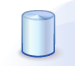
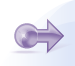
Layered file, before and after one edit (75 x 66). Changes by layer:
added layer "Layer 5" above "Layer 4" over [left=10, top=10, right=71, bottom=62]
moved "Layer 4" above "Text" over [left=16, top=10, right=67, bottom=62]
